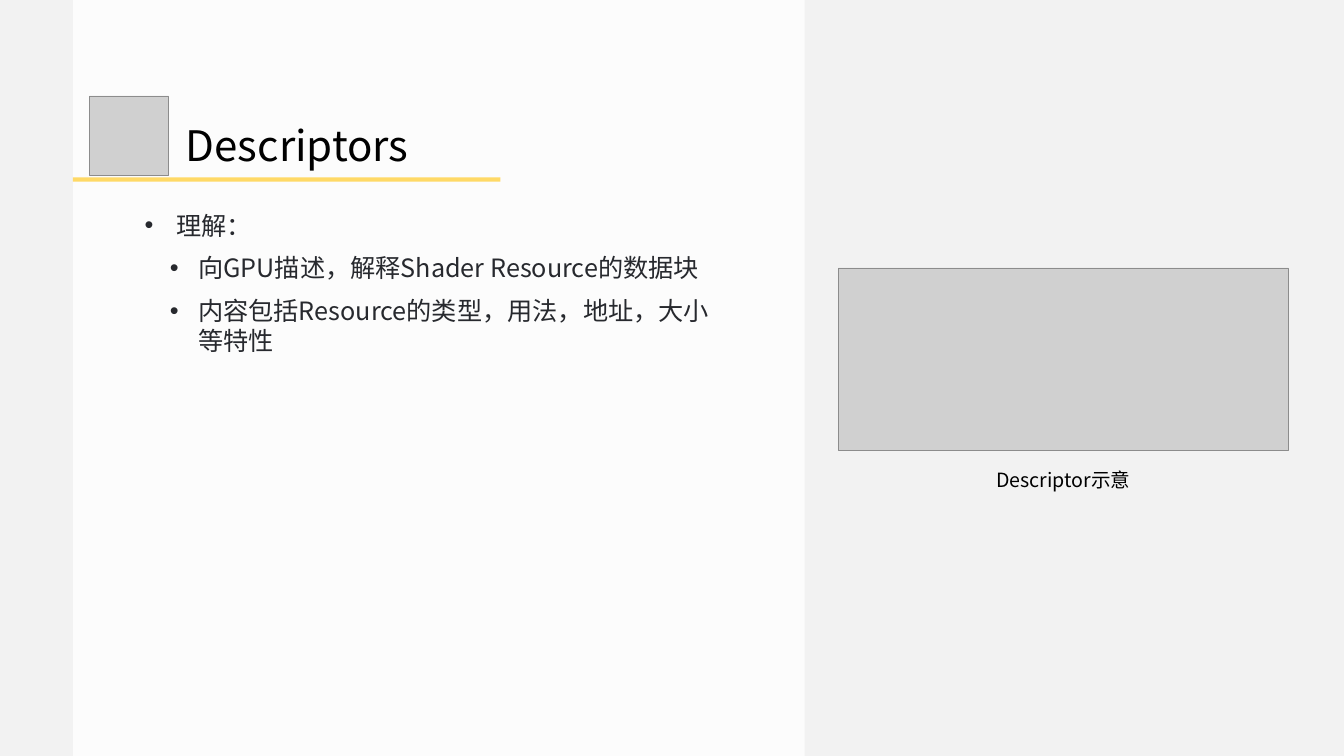
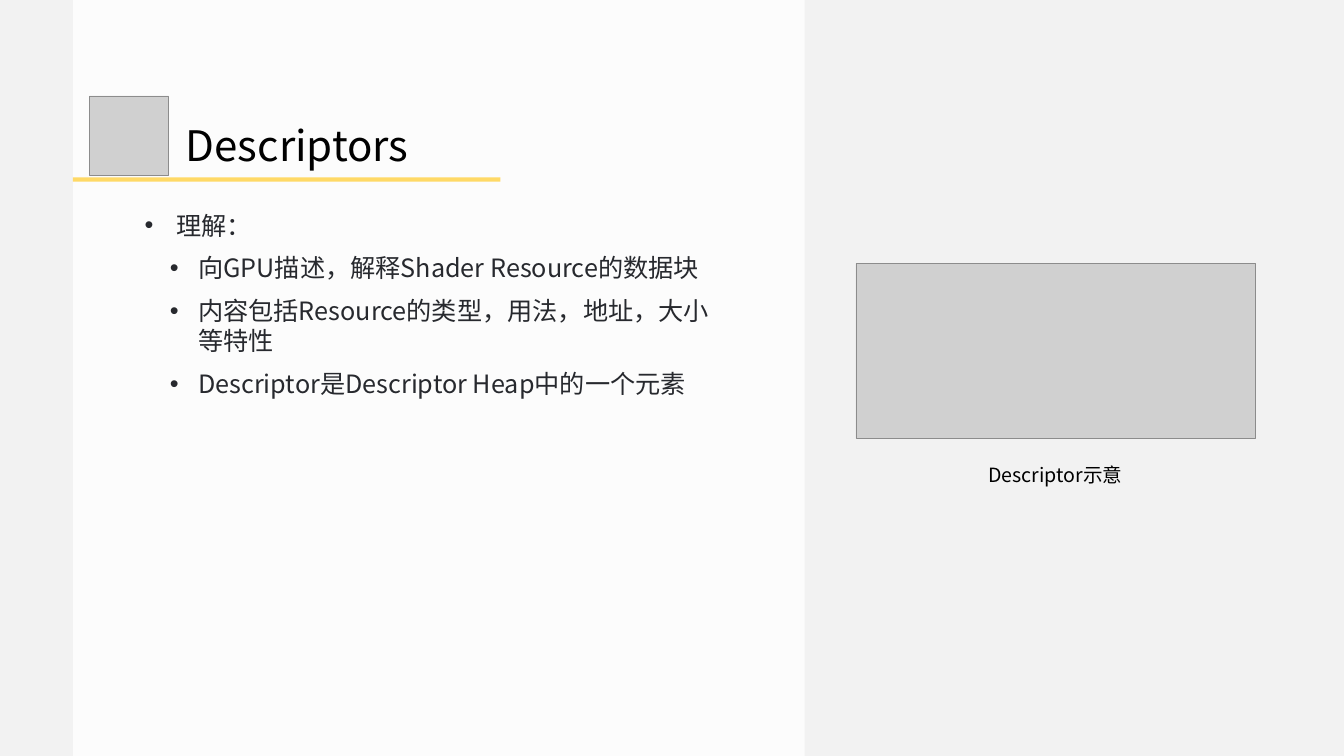
Before and after one commit to doomlover/KSGameEngineTutorials, a slide deck: slide 13 of PPTs/05.深入DX12绘制二.pptx (slide 12 before the commit). Drawn at 1344x756 pixels with LibreOffice and Linux fonts; fonts in the diff are those of the drawing; grey boxes stand for pictures. Boxes give left, top, right and bottom in pixels: in the first picture for what was removed or moved away, otherwise in the second. Text is boxed around its words. In the diff, an @@ line names an element or a change of style, - is before the commit and + after.

```diff
--- a/PPTs/05.深入DX12绘制二.pptx
+++ b/PPTs/05.深入DX12绘制二.pptx
@@ picture: place and size @@
-picture at [838,268,1288,451]
+picture at [856,263,1255,438]
@@ text at [198,371,686,399]: paragraph added @@
+  • Descriptor是Descriptor Heap中的一个元素
@@ text "Descriptor示意": place and size @@
-text "Descriptor示意" at [996,470,1130,492]
+text "Descriptor示意" at [988,465,1122,487]
```
Also in this commit, not shown: 15 other slides changed, 2 slides added, 2 slides removed.
